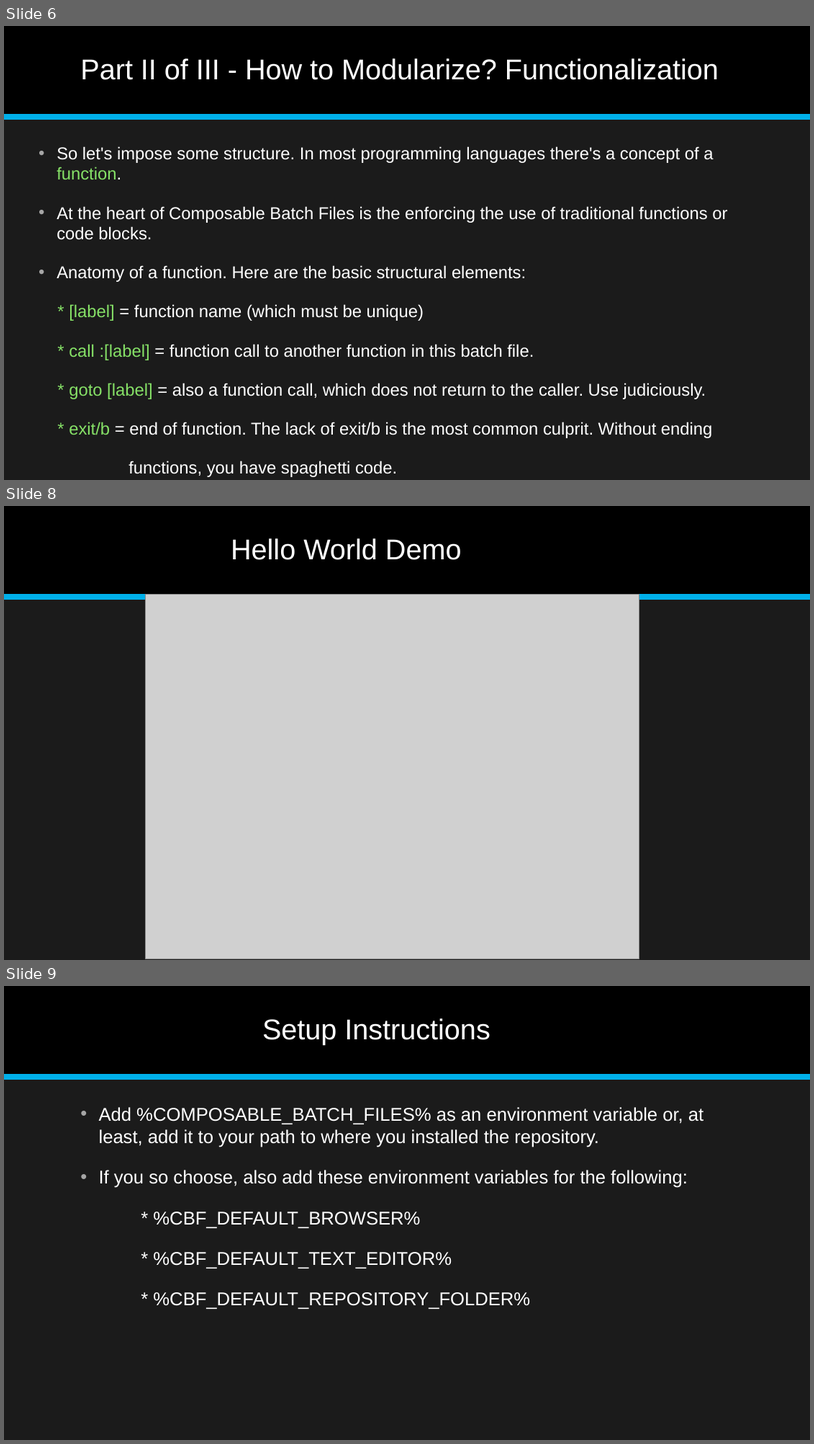
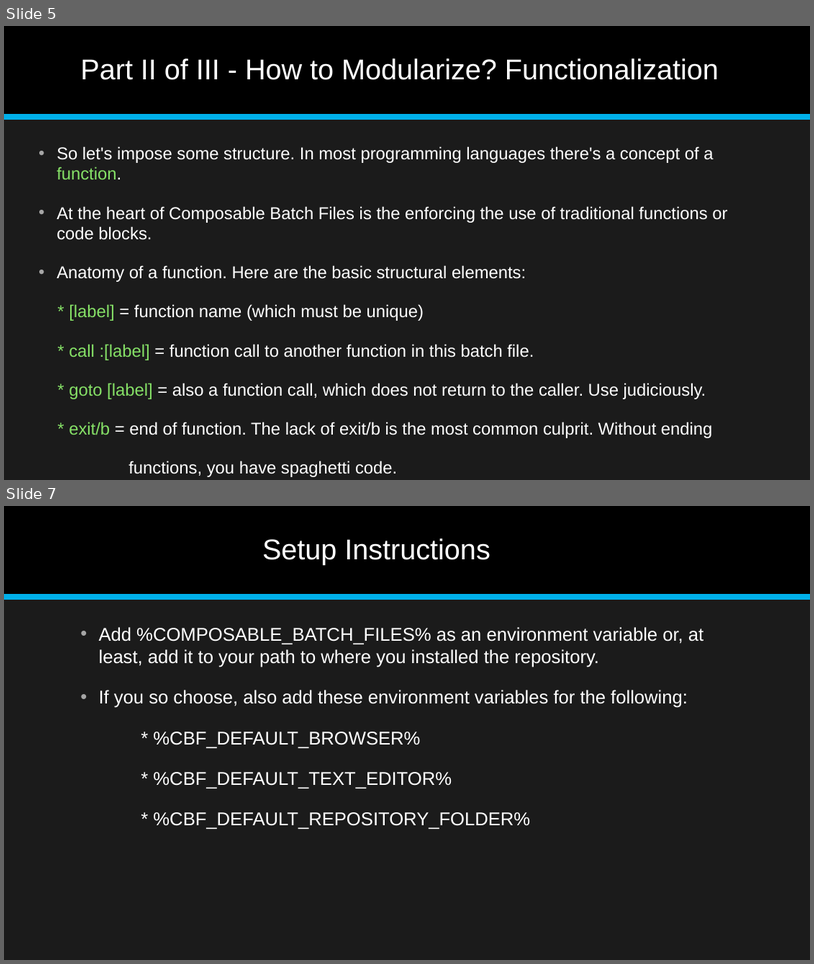
Before and after one commit to jonathan-r-jones/Composable-Batch-Files, a slide deck: Composable Batch File Helper.pptx. Shown one above the other, each under a label of ours: slides 6, 8 and 9 before the commit, slides 5 and 7 after it; the slides between them are not shown. The pictures are 814x1444 and 814x964 pixels, drawn with LibreOffice and Linux fonts; fonts in the diff are those of the drawing; grey boxes stand for pictures. Boxes give left, top, right and bottom in pixels: in the first picture for what was removed or moved away, otherwise in the second. Text is boxed around its words. In the diff, an @@ line names an element or a change of style, - is before the commit and + after.

```diff
--- a/Composable Batch File Helper.pptx
+++ b/Composable Batch File Helper.pptx
@@ slide 8 removed at box(4, 506, 810, 960), background #1B1B1B; not listed: 2 template elements that a slide beside it also shows @@
@@ title removed at box(231, 538, 462, 560) @@
-Hello World Demo
@@ picture removed at box(146, 594, 640, 958) @@
@@ what was slide 6 is now slide 5 @@
@@ what was slide 9 is now slide 7 @@
```
Also in this commit, not shown: 5 slides changed, 2 other slides removed, 4 other files.
